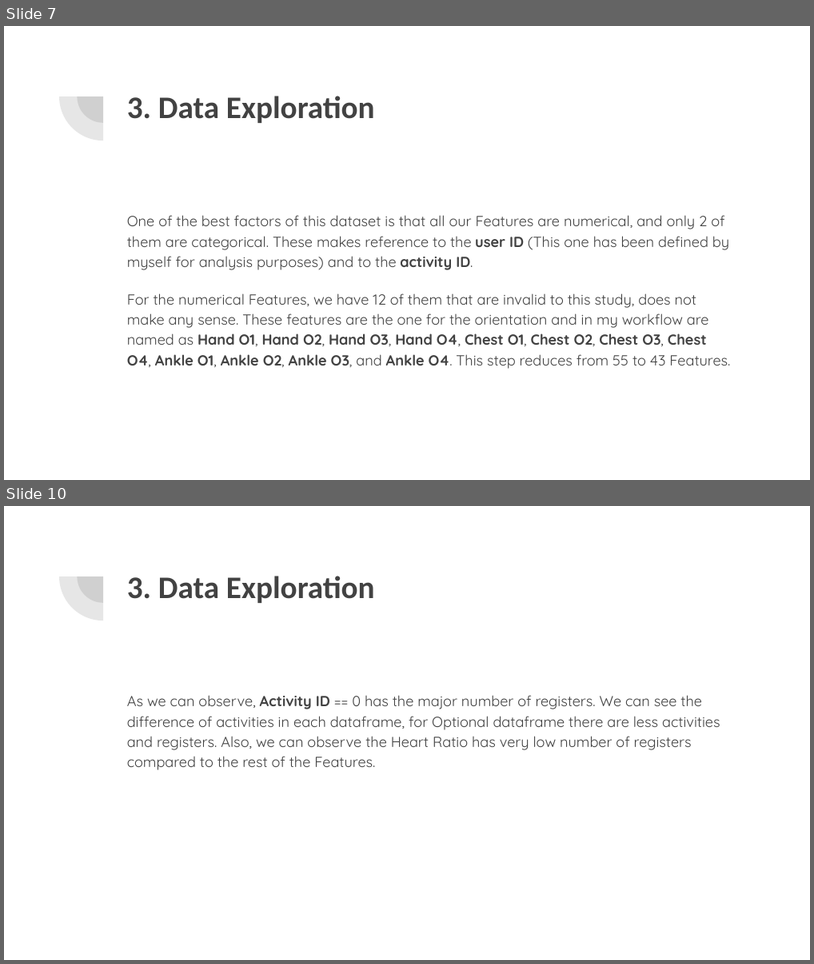
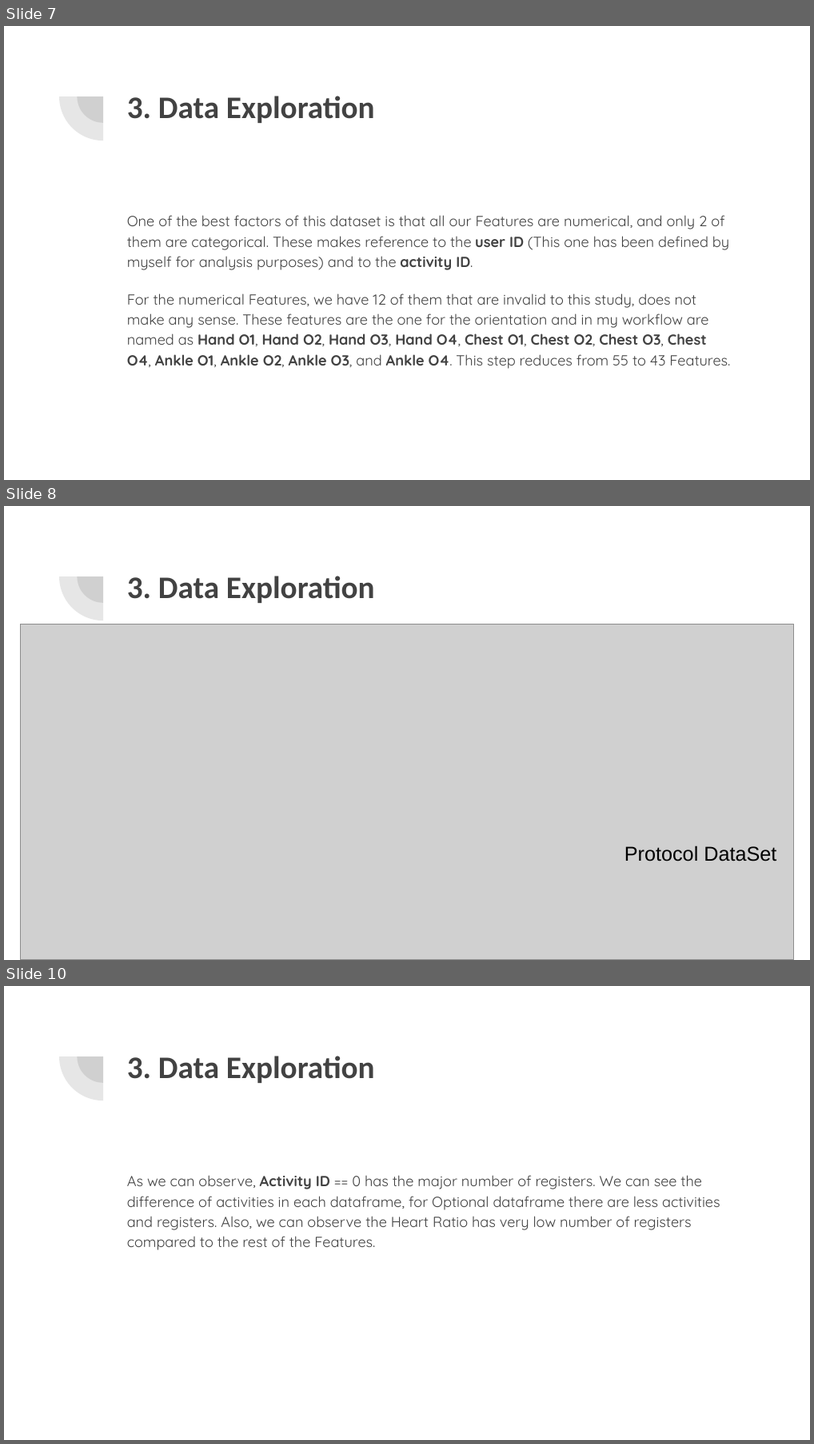
Before and after one commit to ijcernicharo/IH---Final-Project, a slide deck: FINAL-PROJECT/DOCS/Final_Project-Ivan_Cernicharo .odp. Shown one above the other, each under a label of ours: slides 7 and 10 before the commit, slides 7, 8 and 10 after it; the slides between them are not shown. The pictures are 814x964 and 814x1444 pixels, drawn with LibreOffice and Linux fonts; fonts in the diff are those of the drawing; grey boxes stand for pictures. Boxes give left, top, right and bottom in pixels: in the first picture for what was removed or moved away, otherwise in the second. Text is boxed around its words. In the diff, an @@ line names an element or a change of style, - is before the commit and + after.

```diff
--- a/FINAL-PROJECT/DOCS/Final_Project-Ivan_Cernicharo .odp
+++ b/FINAL-PROJECT/DOCS/Final_Project-Ivan_Cernicharo .odp
@@ slide 8 added at <box>4,506,810,960</box>, background #FFFFFF; not listed: 2 template elements that a slide beside it also shows @@
@@ title added at <box>127,576,375,603</box>, 28 pt, text #424242, bold @@
+3. Data Exploration
@@ picture added at <box>20,624,794,959</box> @@
@@ text added at <box>625,845,777,861</box>, 18 pt, text #000000 @@
+Protocol DataSet
```
Also in this commit, not shown: 1 other slide added, 2 slides removed, 1 other file.
